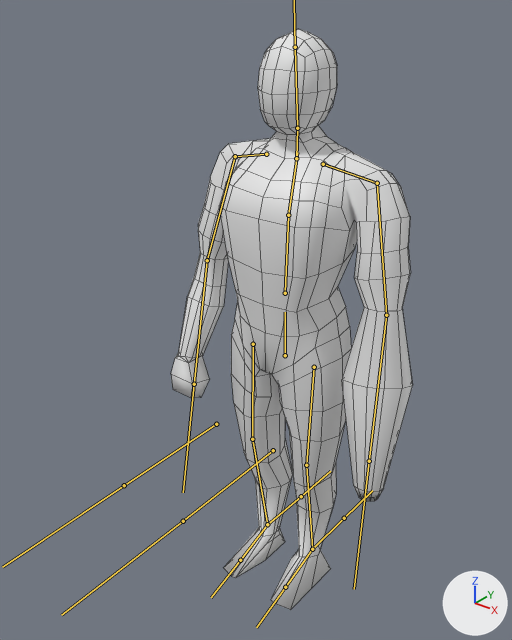
The FBX model Hayes_Ethan_collab/Assets/Models/Player/PlayerModel.fbx: old version first, new version second.
Camera for both pictures: a 50 mm lens placed at (1.4, -1.94, 2.31), pointed at (-0.07, -0.11, 1.18). Every picture has the same lights, and +X, +Y and +Z are marked at lower right. The bones that bend it are drawn over the model as lines. Mesh edges are drawn as thin lines.
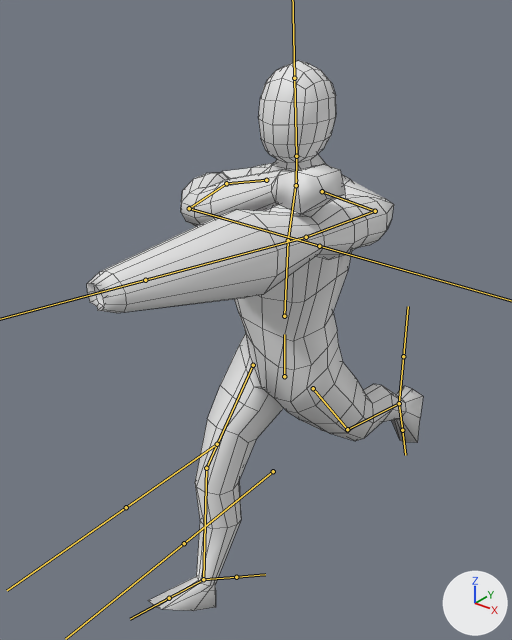
The newer file adds an action. The first version stands in its rest pose; the second is drawn at frame 25 of the action 'Armature|Sprint_Aim'.

Location of each change, [x1, y1, x2, y2] in pixels of the pictures (512 x 640 px):
'Mesh', posed (39% wider)
    before: [171, 29, 413, 610]
    after: [87, 61, 423, 611]
bone 'UpperArm.L', root to tip
    before: (377, 183) to (386, 315)
    after: (375, 211) to (306, 237)
bone 'LowerArm.L', root to tip
    before: (386, 315) to (369, 461)
    after: (306, 237) to (145, 280)
bone 'Shoulder.R', root to tip
    before: (266, 154) to (235, 156)
    after: (266, 180) to (226, 183)
bone 'UpperArm.R', root to tip
    before: (235, 156) to (207, 260)
    after: (226, 183) to (189, 208)
bone 'LowerArm.R', root to tip
    before: (207, 260) to (194, 384)
    after: (189, 208) to (319, 246)
bone 'Thigh.L', root to tip
    before: (314, 367) to (306, 465)
    after: (313, 388) to (347, 429)
bone 'Calf.L', root to tip
    before: (306, 465) to (312, 549)
    after: (347, 429) to (399, 403)
bone 'Foot.L', root to tip
    before: (312, 549) to (285, 587)
    after: (399, 403) to (402, 430)
bone 'Thigh.R', root to tip
    before: (253, 344) to (252, 439)
    after: (253, 365) to (206, 468)
bone 'Calf.R', root to tip
    before: (252, 439) to (267, 524)
    after: (206, 468) to (203, 579)
bone 'Foot.R', root to tip
    before: (267, 524) to (240, 560)
    after: (203, 579) to (169, 598)

The change in detail:
Object 'Armature' (bone_rig_object) moves from (0.0, 0.0, 0.883) to (0.0, 0.0, 0.791).
Bone 'UpperArm.L' (bone_upperarm_l) turns from (0, 0, 0) to (87, -5, -13) degrees about its own x, y and z.
Bone 'LowerArm.L' (bone_lowerarm_l) turns from (0, 0, 0) to (-2, 0, 0) degrees about its own x, y and z.
Bone 'Shoulder.R' (bone_shoulder_r) turns from (0, 0, 0) to (13, -3, -1) degrees about its own x, y and z.
Bone 'UpperArm.R' (bone_upperarm_r) turns from (0, 0, 0) to (87, -10, 15) degrees about its own x, y and z.
Bone 'LowerArm.R' (bone_lowerarm_r) turns from (0, 0, 0) to (-1, 3, 46) degrees about its own x, y and z.
Bone 'Thigh.L' (bone_thigh_l) turns from (0, 0, 0) to (-42, 1, 0) degrees about its own x, y and z.
Bone 'Calf.L' (bone_calf_l) turns from (0, 0, 0) to (-24, 0, -2) degrees about its own x, y and z.
Bone 'Foot.L' (bone_foot_l) turns from (0, 0, 0) to (-27, 0, 2) degrees about its own x, y and z.
Bone 'Thigh.R' (bone_thigh_r) turns from (0, 0, 0) to (39, 0, -1) degrees about its own x, y and z.
Bone 'Calf.R' (bone_calf_r) turns from (0, 0, 0) to (-22, 0, 2) degrees about its own x, y and z.
Bone 'Foot.R' (bone_foot_r) turns from (0, 0, 0) to (18, -1, 0) degrees about its own x, y and z.
